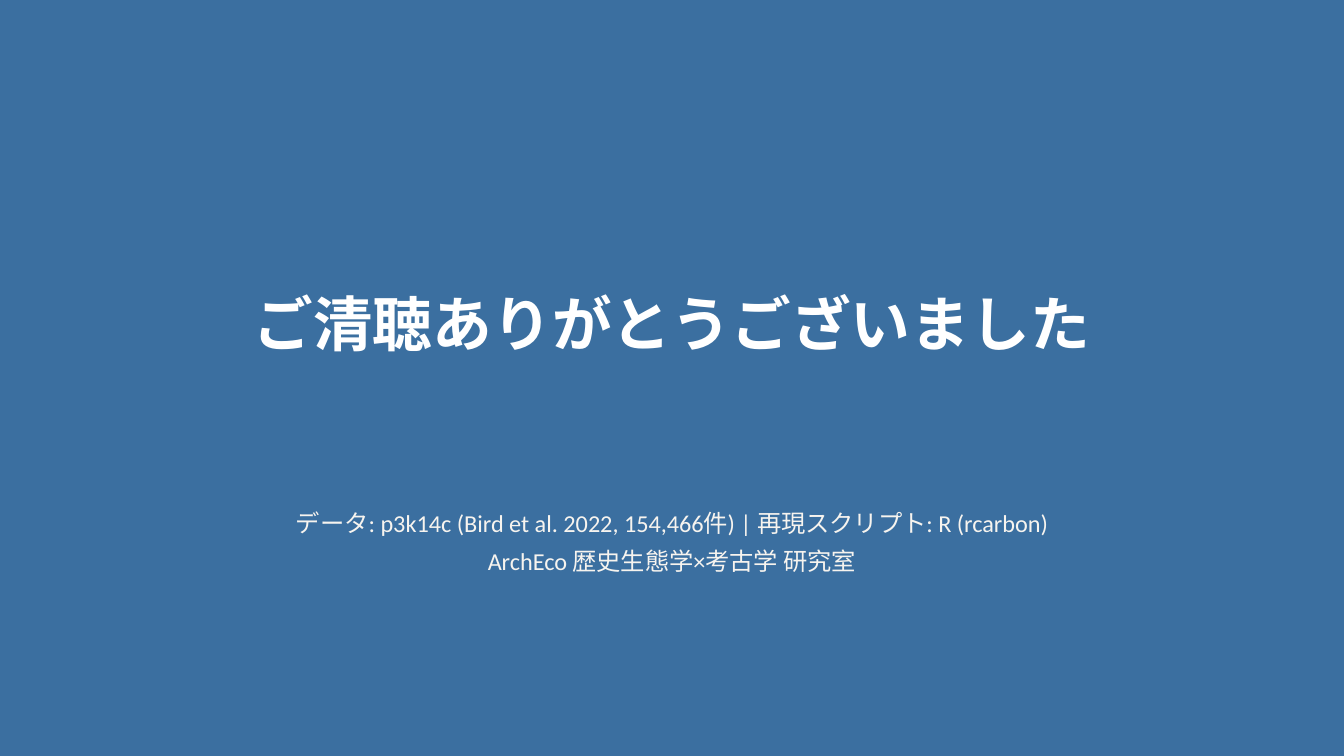
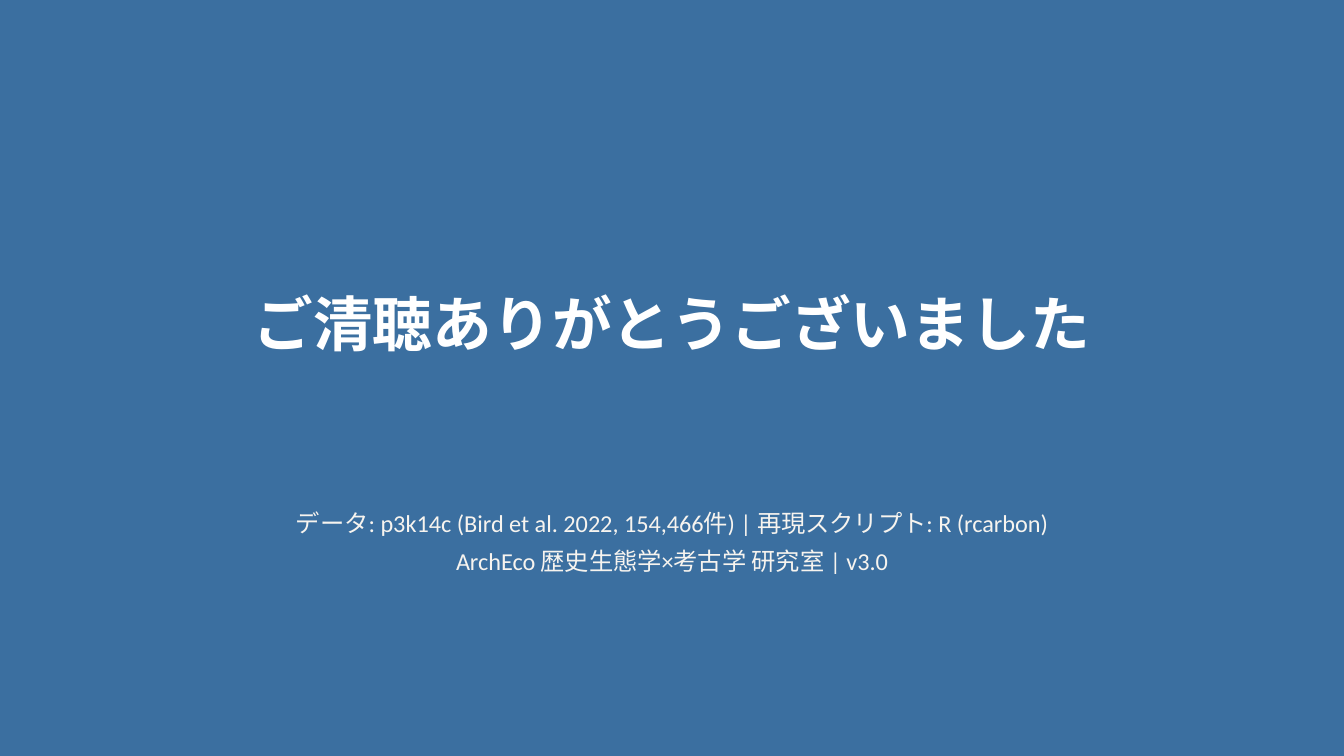
Before and after one commit to hiroshi75/paper, a slide deck: slide 11 of demographic-synchrony-eurasia/demographic_synchrony_eurasia_ja.pptx (slide 12 before the commit). Drawn at 1344x756 pixels with LibreOffice and Linux fonts; fonts in the diff are those of the drawing. Boxes give left, top, right and bottom in pixels: in the first picture for what was removed or moved away, otherwise in the second. Text is boxed around its words. In the diff, an @@ line names an element or a change of style, - is before the commit and + after.

```diff
--- a/demographic-synchrony-eurasia/demographic_synchrony_eurasia_ja.pptx
+++ b/demographic-synchrony-eurasia/demographic_synchrony_eurasia_ja.pptx
@@ text at <box>456,549,888,572</box>: text changed @@
-ArchEco 歴史生態学×考古学 研究室
+ArchEco 歴史生態学×考古学 研究室 | v3.0
```
Also in this commit, not shown: 8 other slides changed, 2 slides added, 3 slides removed.
